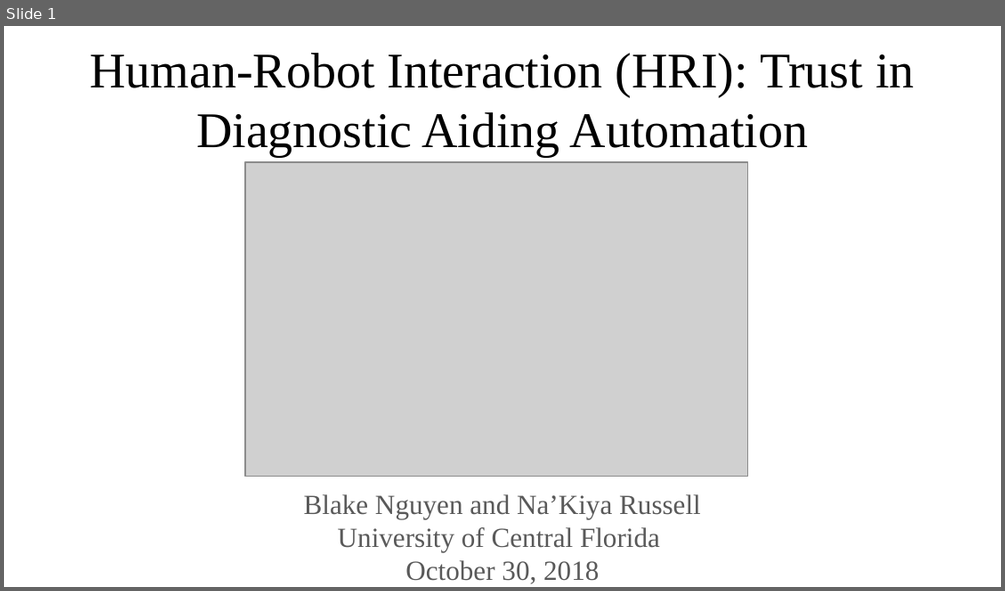
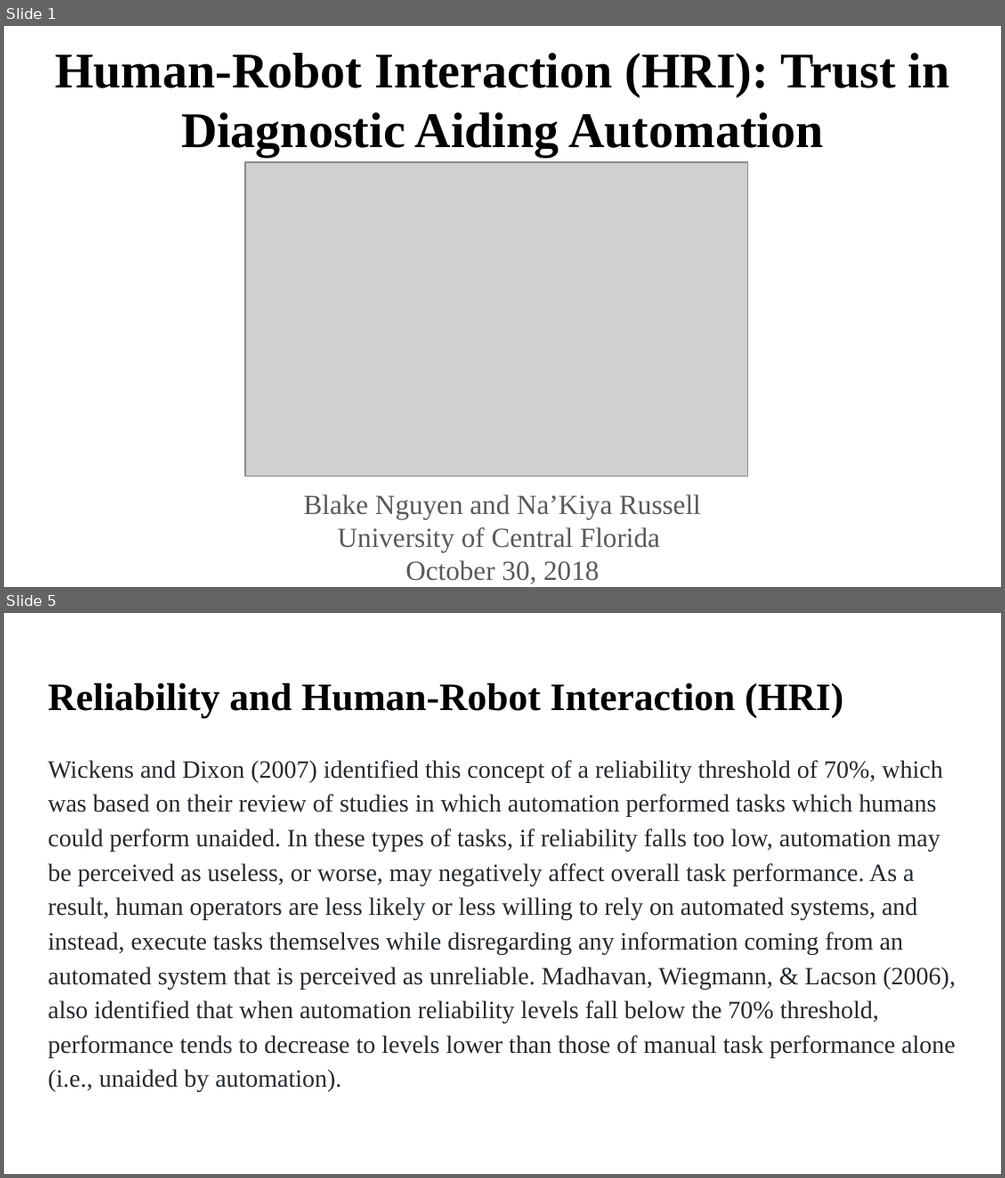
Before and after one commit to blakeanguyen/project_template, a slide deck: Final Project PowerPoint_110218BN.pptx. Shown one above the other, each under a label of ours: slide 1 before the commit, slides 1 and 5 after it; the slides between them are not shown. The pictures are 1005x591 and 1005x1178 pixels, drawn with LibreOffice and Linux fonts; fonts in the diff are those of the drawing; grey boxes stand for pictures. Boxes give left, top, right and bottom in pixels: in the first picture for what was removed or moved away, otherwise in the second. Text is boxed around its words. In the diff, an @@ line names an element or a change of style, - is before the commit and + after.

```diff
--- a/Final Project PowerPoint_110218BN.pptx
+++ b/Final Project PowerPoint_110218BN.pptx
@@ slide 5 added at bbox=[4, 613, 1001, 1174], background #FFFFFF @@
@@ title added at bbox=[48, 682, 843, 717], 28 pt, text #000000, bold @@
+Reliability and Human-Robot Interaction (HRI)
@@ text added at bbox=[48, 760, 955, 1092], 18 pt, text #24292E @@
+Wickens and Dixon (2007) identified this concept of a reliability threshold of 70%, which was based on their review of studies in which automation performed tasks which humans could perform unaided. In these types of tasks, if reliability falls too low, automation may be perceived as useless, or worse, may negatively affect overall task performance. As a result, human operators are less likely or less willing to rely on automated systems, and instead, execute tasks themselves while disregarding any information coming from an automated system that is perceived as unreliable. Madhavan, Wiegmann, & Lacson (2006), also identified that when automation reliability levels fall below the 70% threshold, performance tends to decrease to levels lower than those of manual task performance alone (i.e., unaided by automation).
@@ slide 1 changed as well @@
@@ title "Human-Robot Interaction (HRI): Trust in ..." at bbox=[55, 53, 950, 157]: bold on @@
```
Also in this commit, not shown: 5 other slides changed, 10 other slides added, 5 slides removed.
